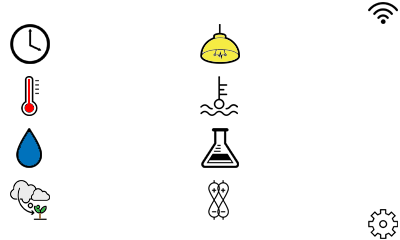
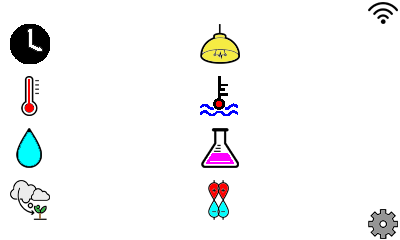
Before/after of a w=400, h=240 layered artwork. What changed in the layer stack:
painted on "settings" over (369, 210, 397, 238)
painted on "EC" over (209, 183, 228, 217)
painted on "PH" over (205, 153, 234, 164)
painted on "water temp" over (200, 76, 238, 116)
painted on "humidity" over (18, 132, 41, 167)
painted on "clock" over (10, 24, 50, 64)
